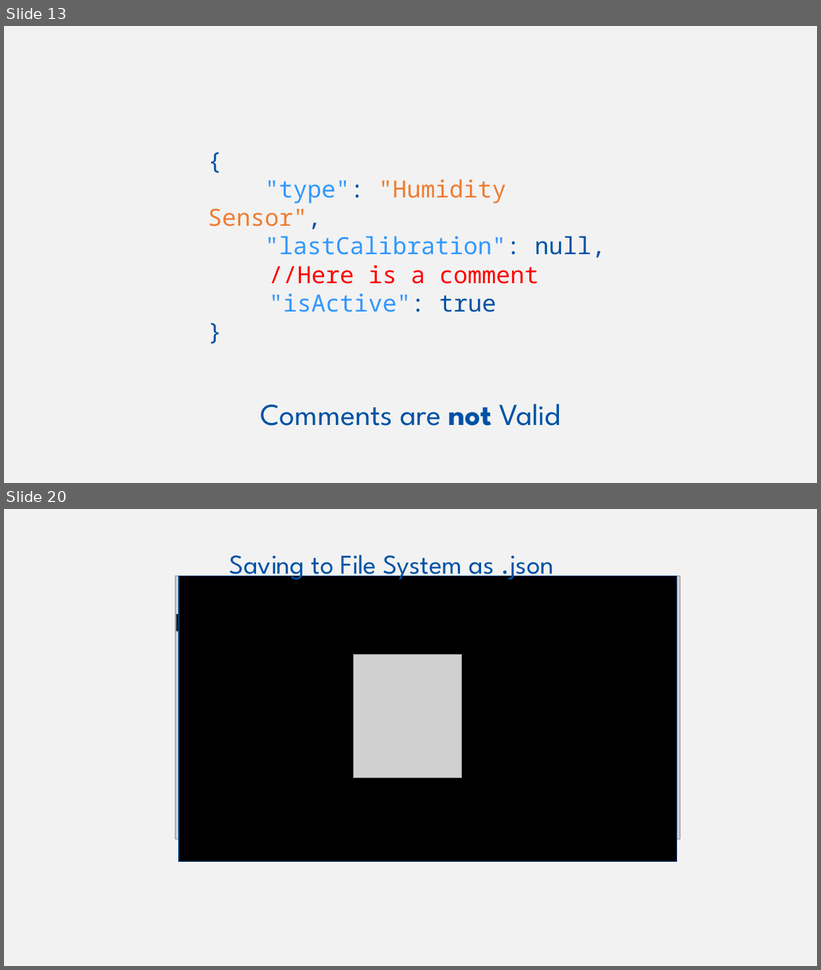
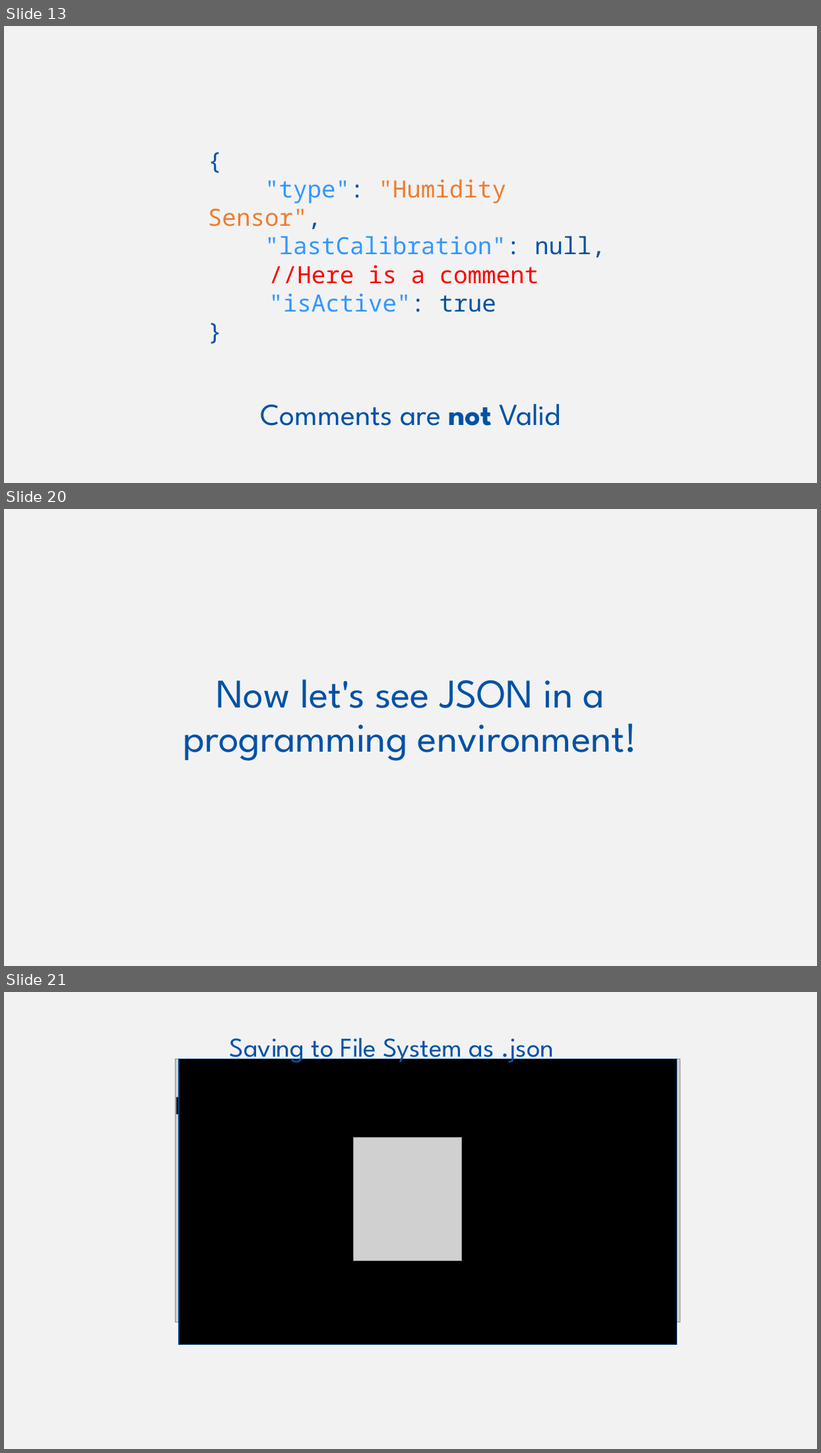
Before and after one commit to w3c/wot-cg, a slide deck: Tutorials/whatiswot/4-JSON_in_Practice/4-JSON_in_Practice.pptx. Shown one above the other, each under a label of ours: slides 13 and 20 before the commit, slides 13, 20 and 21 after it; the slides between them are not shown. The pictures are 821x970 and 821x1453 pixels, drawn with LibreOffice and Linux fonts; fonts in the diff are those of the drawing; grey boxes stand for pictures; background and template pictures are left out. Boxes give left, top, right and bottom in pixels: in the first picture for what was removed or moved away, otherwise in the second. Text is boxed around its words. In the diff, an @@ line names an element or a change of style, - is before the commit and + after.

```diff
--- a/Tutorials/whatiswot/4-JSON_in_Practice/4-JSON_in_Practice.pptx
+++ b/Tutorials/whatiswot/4-JSON_in_Practice/4-JSON_in_Practice.pptx
@@ slide 20 added at box(4, 509, 817, 966), background #F2F2F2 @@
@@ title added at box(184, 679, 638, 761), 48 pt, text #0052A5 @@
+Now let's see JSON in a programming environment!
@@ what was slide 20 is now slide 21 @@
```
Also in this commit, not shown: 1 slide changed, 2 other files.
